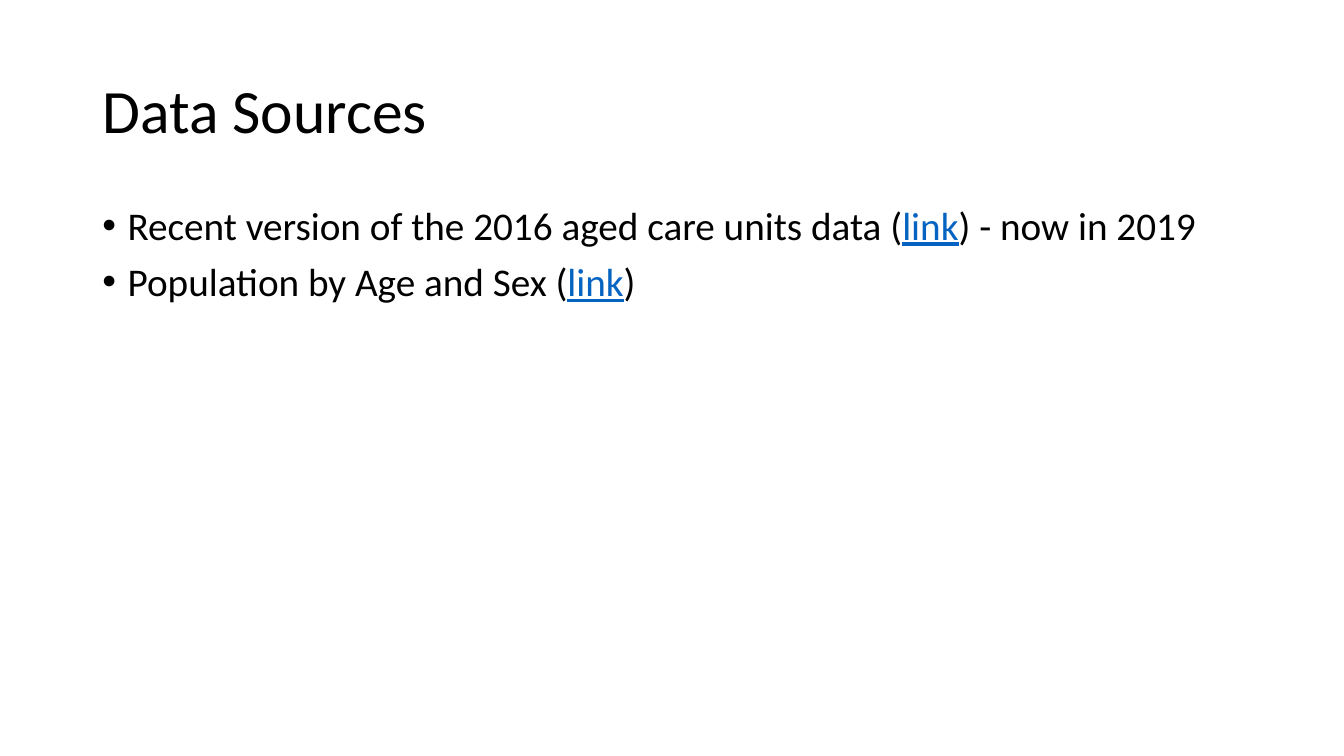
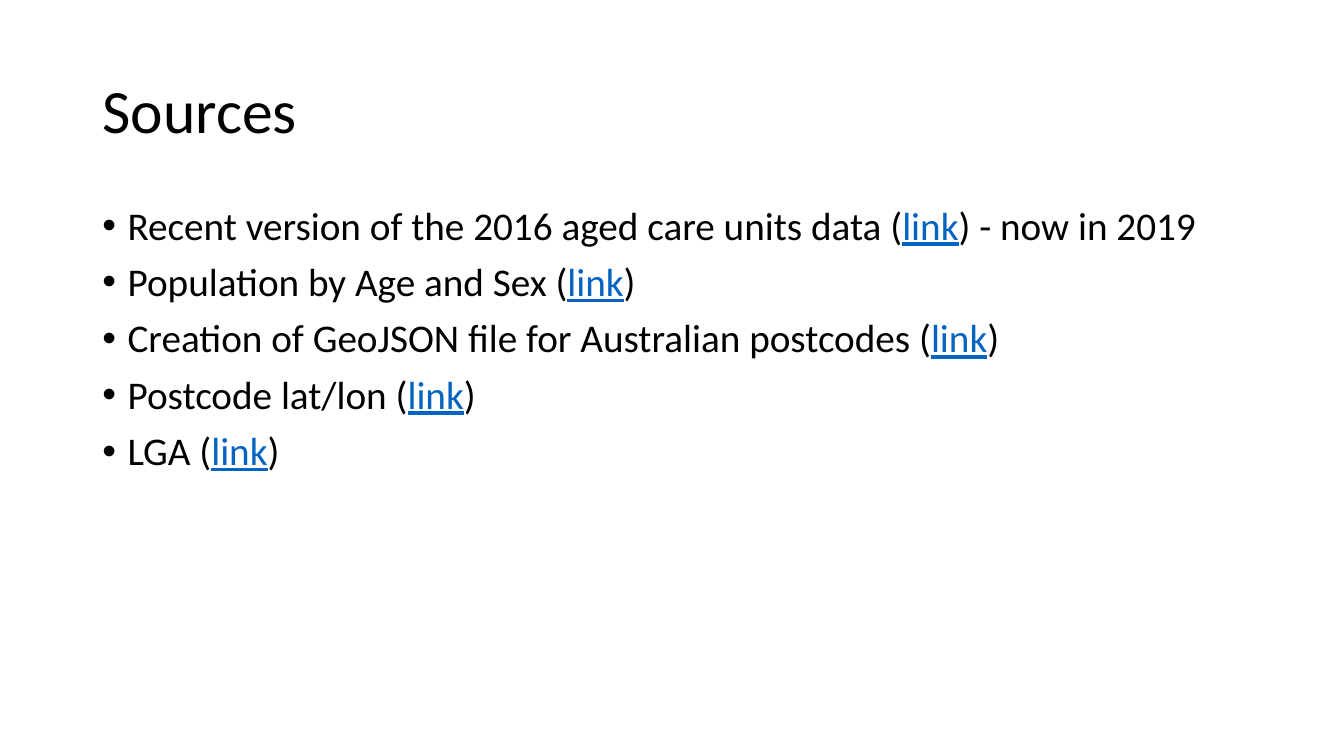
Before and after one commit to vdencarnacion/probset, a slide deck: slide 6 of final_presentation.pptx (slide 4 before the commit). Drawn at 1344x756 pixels with LibreOffice and Linux fonts; fonts in the diff are those of the drawing. Boxes give left, top, right and bottom in pixels: in the first picture for what was removed or moved away, otherwise in the second. Text is boxed around its words. In the diff, an @@ line names an element or a change of style, - is before the commit and + after.

```diff
--- a/final_presentation.pptx
+++ b/final_presentation.pptx
@@ title at [102,93,296,134]: text changed @@
-Data Sources
+Sources
@@ text at [128,323,999,471]: paragraphs added @@
+• Creation of GeoJSON file for Australian postcodes (link)
+• Postcode lat/lon (link)
+• LGA (link)
```
Also in this commit, not shown: 2 other slides changed, 1 slide added, 1 slide removed, 4 other files.
